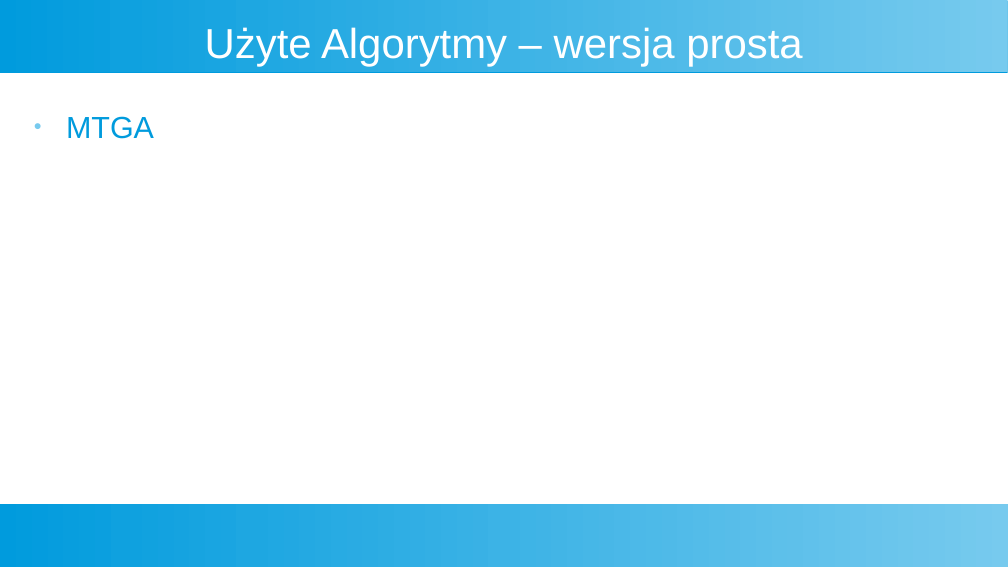
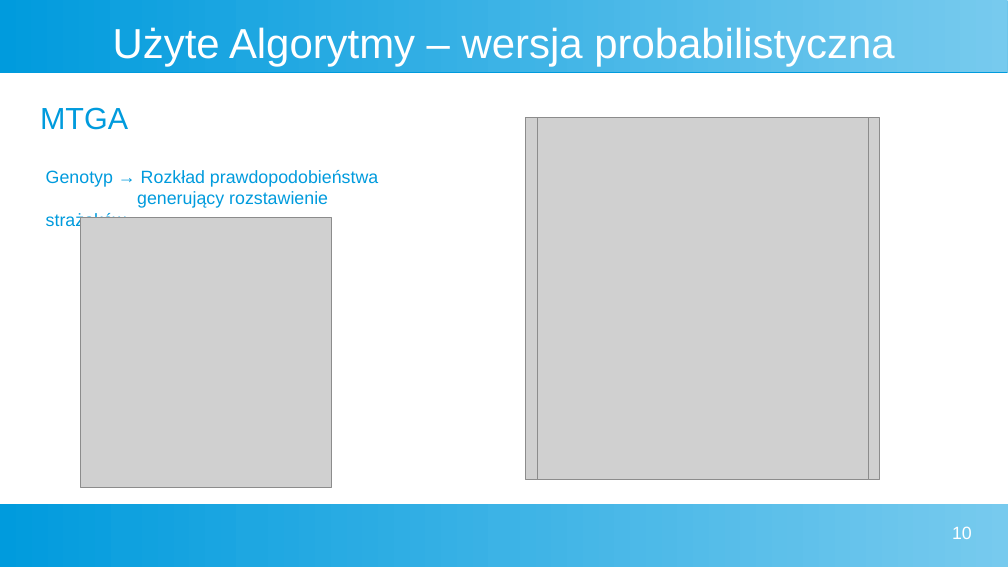
Before and after one commit to Kubapatoka/FiremanProblemEAProject, a slide deck: slide 10 of Prezentacja/Prez.odp. Drawn at 1008x567 pixels with LibreOffice and Linux fonts; fonts in the diff are those of the drawing; grey boxes stand for pictures. Boxes give left, top, right and bottom in pixels: in the first picture for what was removed or moved away, otherwise in the second. Text is boxed around its words. In the diff, an @@ line names an element or a change of style, - is before the commit and + after.

Commit message:
Added slide on MTGA

```diff
--- a/Prezentacja/Prez.odp
+++ b/Prezentacja/Prez.odp
@@ title at <box>113,27,894,67</box>: text changed @@
-Użyte Algorytmy – wersja prosta
+Użyte Algorytmy – wersja probabilistyczna
@@ text "MTGA": place and size @@
-text "MTGA" at <box>66,116,154,139</box>
+text "MTGA" at <box>40,107,128,130</box>
@@ text "MTGA" at <box>40,107,128,130</box>: bullet ● to none; less space between paragraphs @@
@@ picture added at <box>526,117,879,480</box> @@
@@ picture added at <box>538,117,869,480</box> @@
@@ text added at <box>46,170,378,230</box>, 14 pt, text #009BDD @@
+Genotyp → Rozkład prawdopodobieństwa
+generujący rozstawienie strażaków.
@@ picture added at <box>80,218,332,488</box> @@
@@ page number added at <box>952,526,972,539</box>, 14 pt, text #FFFFFF @@
+10
```
Also in this commit, not shown: 11 other slides changed.
